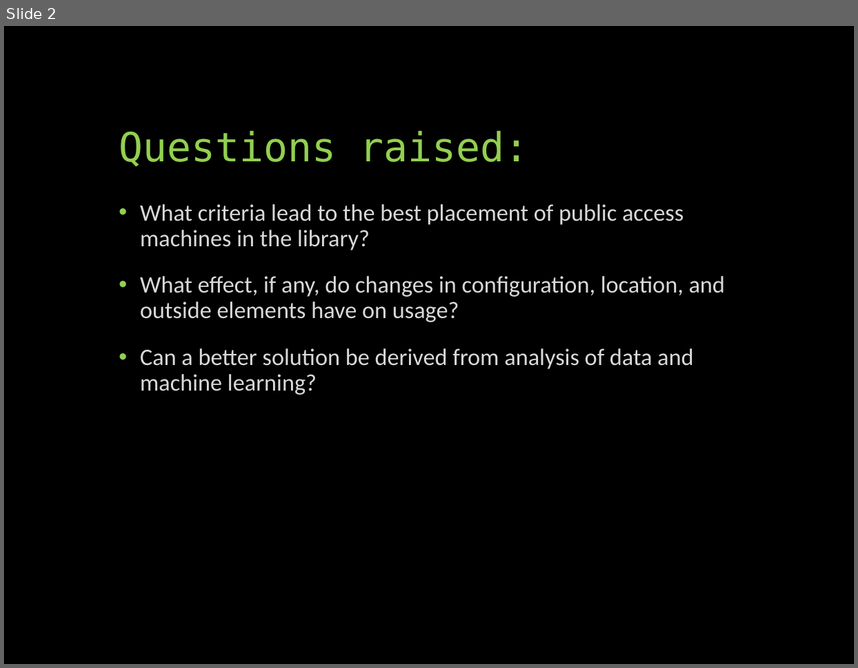
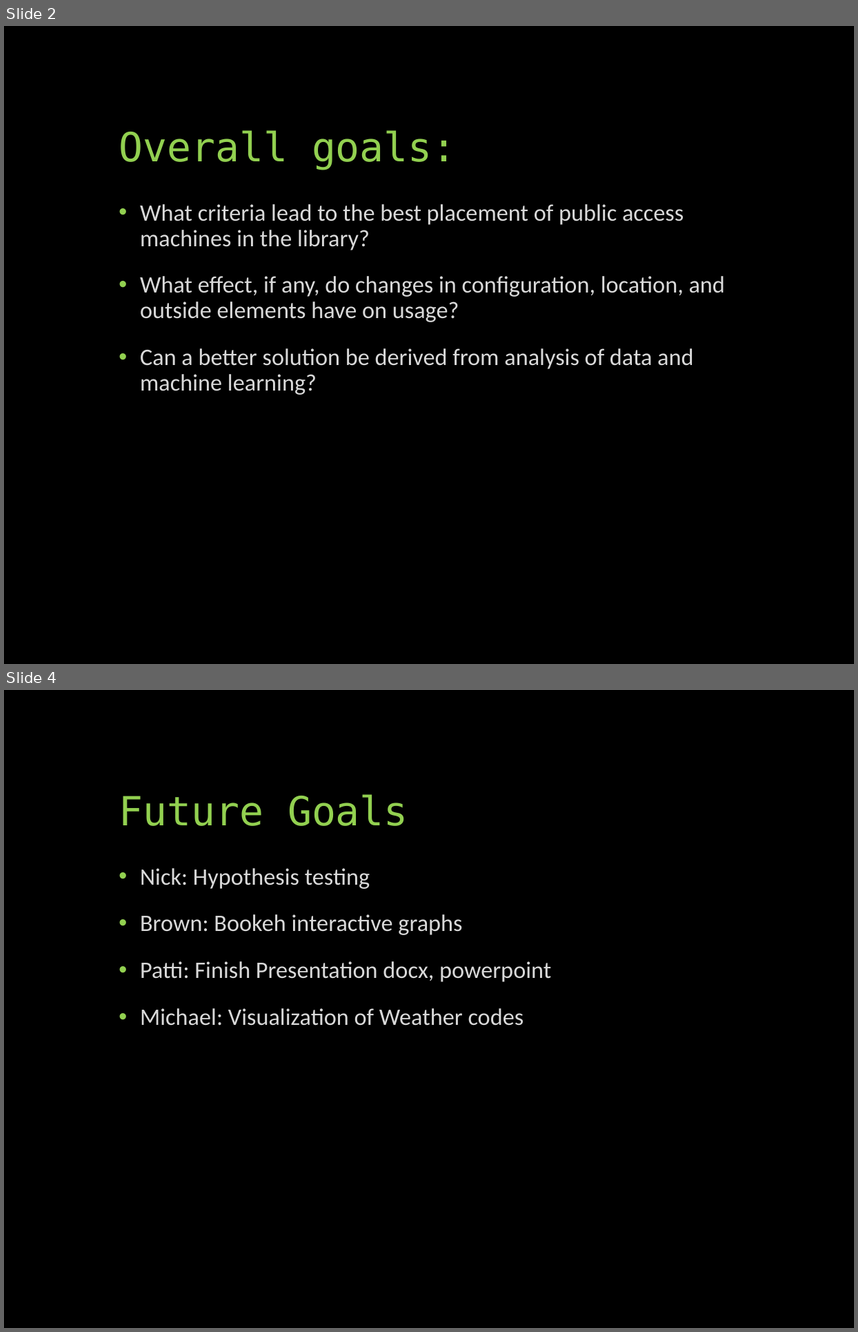
Before and after one commit to UNCG-CSE/Library-Computer-Usage-Analysis, a slide deck: docs/Computers in the Libraries.pptx. Shown one above the other, each under a label of ours: slide 2 before the commit, slides 2 and 4 after it; the slides between them are not shown. The pictures are 858x668 and 858x1332 pixels, drawn with LibreOffice and Linux fonts; fonts in the diff are those of the drawing. Boxes give left, top, right and bottom in pixels: in the first picture for what was removed or moved away, otherwise in the second. Text is boxed around its words. In the diff, an @@ line names an element or a change of style, - is before the commit and + after.

```diff
--- a/docs/Computers in the Libraries.pptx
+++ b/docs/Computers in the Libraries.pptx
@@ slide 4 added at (4, 690, 854, 1328), background #000000 @@
@@ title added at (119, 794, 408, 826), 34 pt, text #92D050 @@
+Future Goals
@@ text added at (140, 868, 551, 1025), 20 pt, text #D9D9D9 @@
+• Nick: Hypothesis testing
+• Brown: Bookeh interactive graphs
+• Patti: Finish Presentation docx, powerpoint
+• Michael: Visualization of Weather codes
@@ slide 2 changed as well @@
@@ title at (119, 130, 457, 170): text changed @@
-Questions raised:
+Overall goals:
```
Also in this commit, not shown: 1 other slide changed, 1 other slide added, 7 slides removed.
